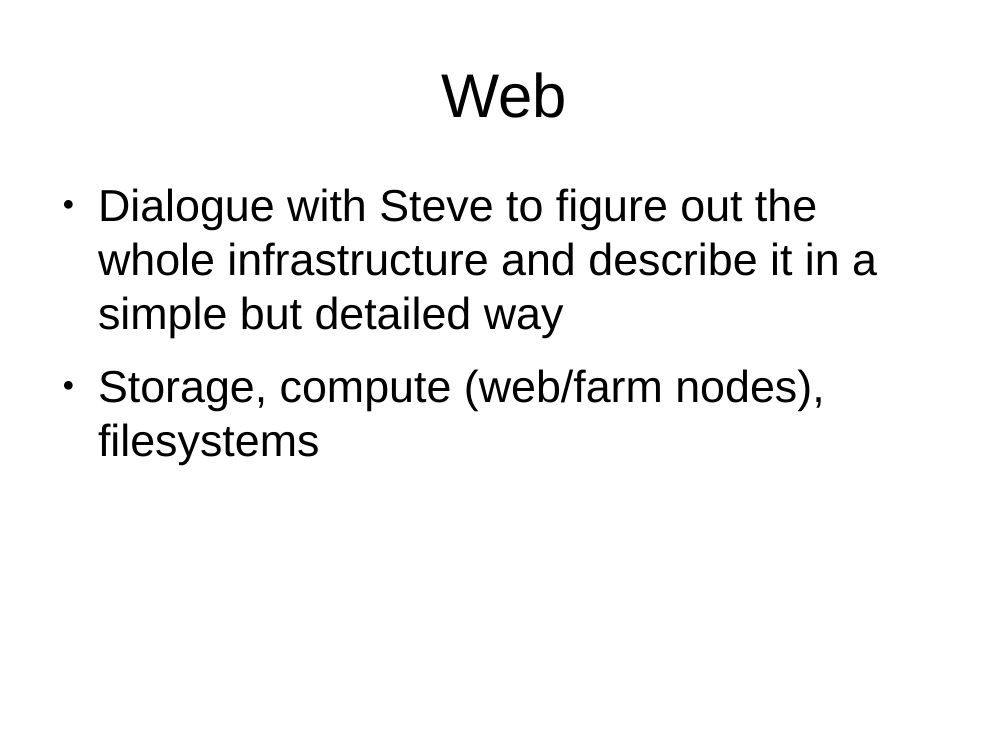
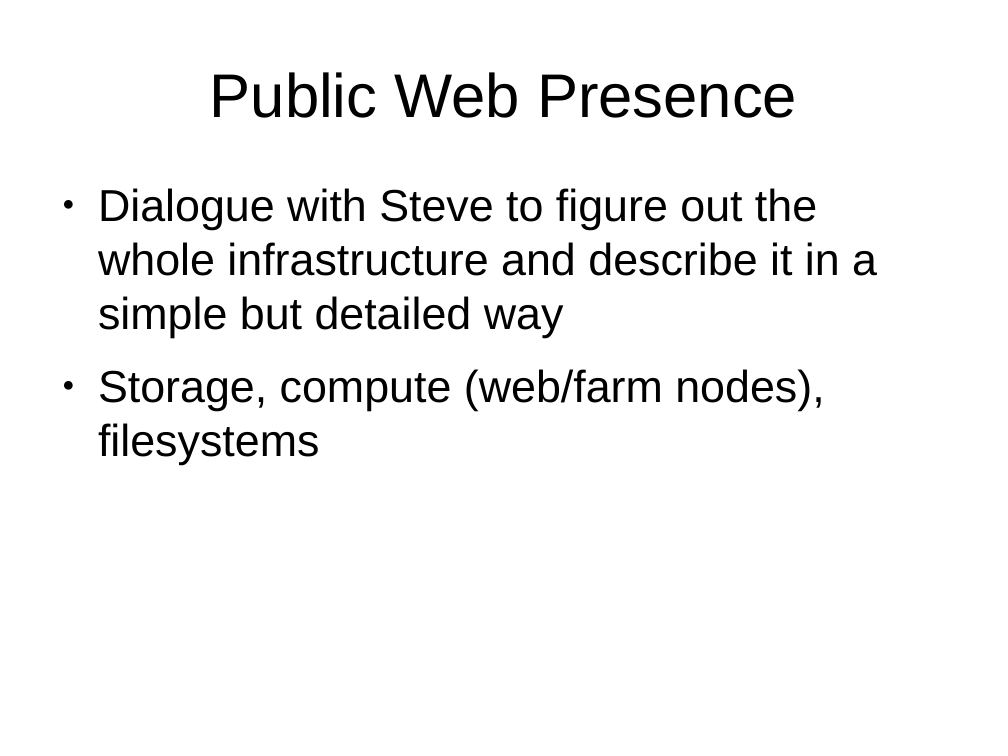
Before and after one commit to avullo/ensembl-migration-pm, a slide deck: slide 11 of data-review-10-16/talk.odp (slide 6 before the commit). Drawn at 1008x756 pixels with LibreOffice and Linux fonts; fonts in the diff are those of the drawing; background and template pictures are left out. Boxes give left, top, right and bottom in pixels: in the first picture for what was removed or moved away, otherwise in the second. Text is boxed around its words. In the diff, an @@ line names an element or a change of style, - is before the commit and + after.

```diff
--- a/data-review-10-16/talk.odp
+++ b/data-review-10-16/talk.odp
@@ title at [210,72,797,118]: text changed @@
-Web
+Public Web Presence
```
Also in this commit, not shown: 1 other slide changed, 8 slides added, 3 slides removed, 2 other files.
